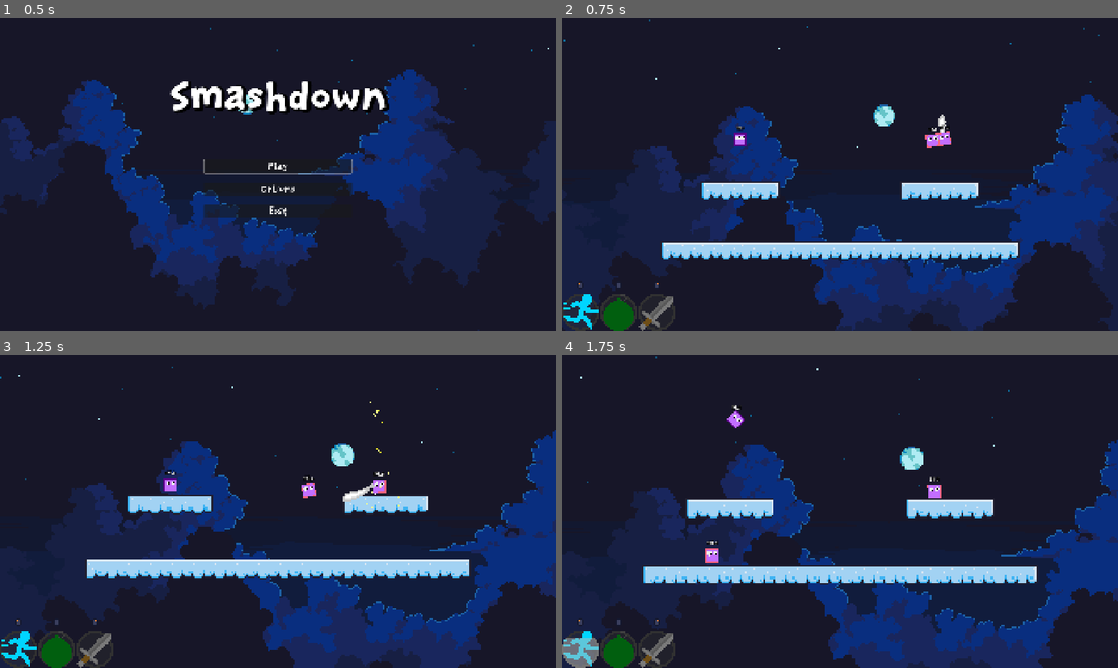
Above: before the commit, frames 1-4 (two rows, left to right).
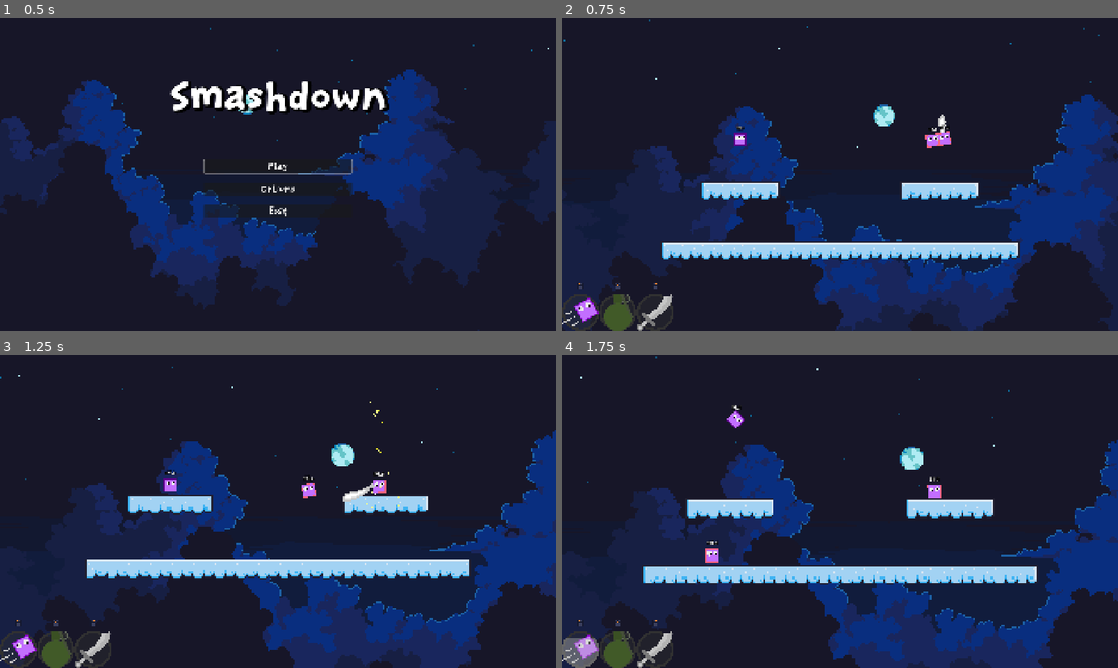
Above: after the commit, the same moments.

Repository: BoppleOpple/beat-the-clock
Game: Godot game, scene res://ui/main_menu/main_menu.tscn
The game is run twice, just before and just after one commit, with the same random seed, the same clock (stepped at 60 frames per second) and the same inputs.
Inputs (mouse positions are in pixels of both pictures, inside the frame that each line leads up to):
- Up to frame 1 (0.5 s): no input
- Up to frame 2 (0.75 s): click "Play" at 0.5 s
- Up to frame 3 (1.25 s): no input
- Up to frame 4 (1.75 s): move the mouse to (734, 486) at 1.27 s; hold D (gameplay_right) from 1.28 s (still down); click (734, 486) at 1.35 s; tap Space (gameplay_jump) at 1.52 s

Frame 1 is identical in both runs. In frame 2, 1.2% of the frame differs, in the area x 0-21%, y 84-100%; in frame 3, 1.2%; in frame 4, 1.2%.

Commit message:
New Sprite Textures
- Had some weird offset issues, hopefully works at different resolutions.

Diff:
--- a/actors/objects/grenade.tscn
+++ b/actors/objects/grenade.tscn
@@ -76,13 +76,13 @@
 
 [node name="GrenadeSprite" type="Sprite2D" parent="." unique_id=1925674493]
 position = Vector2(0, -4)
-scale = Vector2(0.3, 0.3)
+scale = Vector2(0.075, 0.075)
 texture = ExtResource("1_wy5h0")
 
 [node name="FlashGrenadeSprite" type="Sprite2D" parent="." unique_id=711900937]
 visible = false
 position = Vector2(0, -4)
-scale = Vector2(0.3, 0.3)
+scale = Vector2(0.075, 0.075)
 texture = ExtResource("3_oxcb1")
 
 [node name="PrimedTimer" type="Timer" parent="." unique_id=2143671294]
--- a/global/Options.gd
+++ b/global/Options.gd
@@ -1,8 +1,16 @@
 extends Resource
 class_name Options
 
-@export var resolution_x: int = 1920
-@export var resolution_y: int = 1080
+var resolutions: Array[Vector2i] = [
+	Vector2i(1280,720),
+	Vector2i(1600,900),
+	Vector2i(1920,1080),
+	Vector2i(2560,1440),
+	Vector2i(3840,2160),
+]
+
+@export var resolution_x: int = resolutions[2].x
+@export var resolution_y: int = resolutions[2].y
 @export var fullscreen: bool = false
 @export var vsync: bool = false
 @export var framerate: int = 60
--- a/ui/hud/hud.tscn
+++ b/ui/hud/hud.tscn
@@ -62,6 +62,8 @@
 offset_top = -128.0
 offset_right = 392.0
 grow_vertical = 0
+scale = Vector2(0.25, 0.25)
+pivot_offset = Vector2(0, 128)
 
 [node name="VBoxContainer" type="VBoxContainer" parent="AbilityBG" unique_id=1493960399]
 custom_minimum_size = Vector2(392, 232)
@@ -115,17 +117,17 @@
 size_flags_vertical = 8
 
 [node name="Ability1" type="TextureRect" parent="AbilityBG/VBoxContainer/LowerIcons_KB" unique_id=73211635]
-custom_minimum_size = Vector2(128, 32)
+custom_minimum_size = Vector2(512, 196)
 layout_mode = 2
 texture = SubResource("AtlasTexture_gfles")
 
 [node name="Ability2" type="TextureRect" parent="AbilityBG/VBoxContainer/LowerIcons_KB" unique_id=596818189]
-custom_minimum_size = Vector2(128, 32)
+custom_minimum_size = Vector2(512, 196)
 layout_mode = 2
 texture = SubResource("AtlasTexture_aixkq")
 
 [node name="Ability3" type="TextureRect" parent="AbilityBG/VBoxContainer/LowerIcons_KB" unique_id=1944101211]
-custom_minimum_size = Vector2(128, 32)
+custom_minimum_size = Vector2(512, 196)
 layout_mode = 2
 texture = SubResource("AtlasTexture_cxhb7")
 
@@ -135,17 +137,17 @@
 size_flags_vertical = 8
 
 [node name="Ability1" type="TextureRect" parent="AbilityBG/VBoxContainer/LowerIcons_Con" unique_id=1308614951]
-custom_minimum_size = Vector2(128, 32)
+custom_minimum_size = Vector2(512, 196)
 layout_mode = 2
 texture = SubResource("AtlasTexture_nkf4j")
 
 [node name="Ability2" type="TextureRect" parent="AbilityBG/VBoxContainer/LowerIcons_Con" unique_id=974220750]
-custom_minimum_size = Vector2(128, 32)
+custom_minimum_size = Vector2(512, 196)
 layout_mode = 2
 texture = SubResource("AtlasTexture_imuuq")
 
 [node name="Ability3" type="TextureRect" parent="AbilityBG/VBoxContainer/LowerIcons_Con" unique_id=1574326938]
-custom_minimum_size = Vector2(128, 32)
+custom_minimum_size = Vector2(512, 196)
 layout_mode = 2
 texture = SubResource("AtlasTexture_xyi7a")
 
@@ -172,6 +174,8 @@
 offset_top = -128.0
 offset_right = 392.0
 grow_vertical = 0
+scale = Vector2(0.25, 0.25)
+pivot_offset = Vector2(0, 128)
 
 [node name="VBoxContainer" type="VBoxContainer" parent="AbilityFG" unique_id=702653684]
 custom_minimum_size = Vector2(392, 232)
@@ -198,7 +202,8 @@
 texture_progress = ExtResource("2_546lt")
 
 [node name="Spacer" type="HBoxContainer" parent="AbilityFG/VBoxContainer" unique_id=1862172889]
-custom_minimum_size = Vector2(64, 48)
+custom_minimum_size = Vector2(0, 512)
+custom_maximum_size = Vector2(-1, 512)
 layout_mode = 2
 size_flags_vertical = 8
 
--- a/ui/options/options.gd
+++ b/ui/options/options.gd
@@ -1,18 +1,10 @@
 extends Control
 var temp_options: Options
-
-var resolutions: Array[Vector2i] = [
-	Vector2i(1280,720),
-	Vector2i(1600,900),
-	Vector2i(1920,1080),
-	Vector2i(2560,1440),
-	Vector2i(3840,2160),
-]
 
 func _ready() -> void:
 	self.hide()
 	temp_options = GameManager.options
-	for res in resolutions:
+	for res in GameManager.options.resolutions:
 		$"Margin/HSplitContainer/Right Column/Display/Resolution".add_item("%d x %d" % [res.x, res.y])
 
 func _process(delta: float) -> void:
@@ -28,7 +20,12 @@
 	$"Margin/HSplitContainer/Left Column/Audio".disabled = false
 	$"Margin/HSplitContainer/Right Column/Display".show()
 	$"Margin/HSplitContainer/Right Column/Audio".hide()
-	$"Margin/HSplitContainer/Right Column/Display/Resolution".select(2)
+	for index in temp_options.resolutions.size():
+		if temp_options.resolutions[index].x == temp_options.resolution_x and temp_options.resolutions[index].y == temp_options.resolution_y:
+			$"Margin/HSplitContainer/Right Column/Display/Resolution".select(index)
+	if $"Margin/HSplitContainer/Right Column/Display/Resolution".get_selected_id() == -1:
+		var temp_res = DisplayServer.window_get_size()
+		$"Margin/HSplitContainer/Right Column/Display/Resolution".add_item("%d x %d" % [temp_res.x, temp_res.y])
 	$"Margin/HSplitContainer/Right Column/Display/Fullscreen".button_pressed = temp_options.fullscreen
 	$"Margin/HSplitContainer/Right Column/Display/VSync".button_pressed = temp_options.vsync
 	if temp_options.vsync == true:
@@ -89,7 +86,7 @@
 	$"Margin/HSplitContainer/Right Column/Audio".show()
 
 func _on_resolution_item_selected(index: int) -> void:
-	var new_res = resolutions[$"Margin/HSplitContainer/Right Column/Display/Resolution".selected]
+	var new_res = GameManager.options.resolutions[$"Margin/HSplitContainer/Right Column/Display/Resolution".selected]
 	temp_options.resolution_x = new_res.x
 	temp_options.resolution_y = new_res.y
 
Binary file changed: assets/textures/ability_bg.png
Binary file changed: assets/textures/ability_fg.png
Binary file changed: assets/textures/dash.png
Binary file changed: assets/textures/grenade.png
Binary file changed: assets/textures/grenade_flash.png
Binary file changed: assets/textures/sword.png
